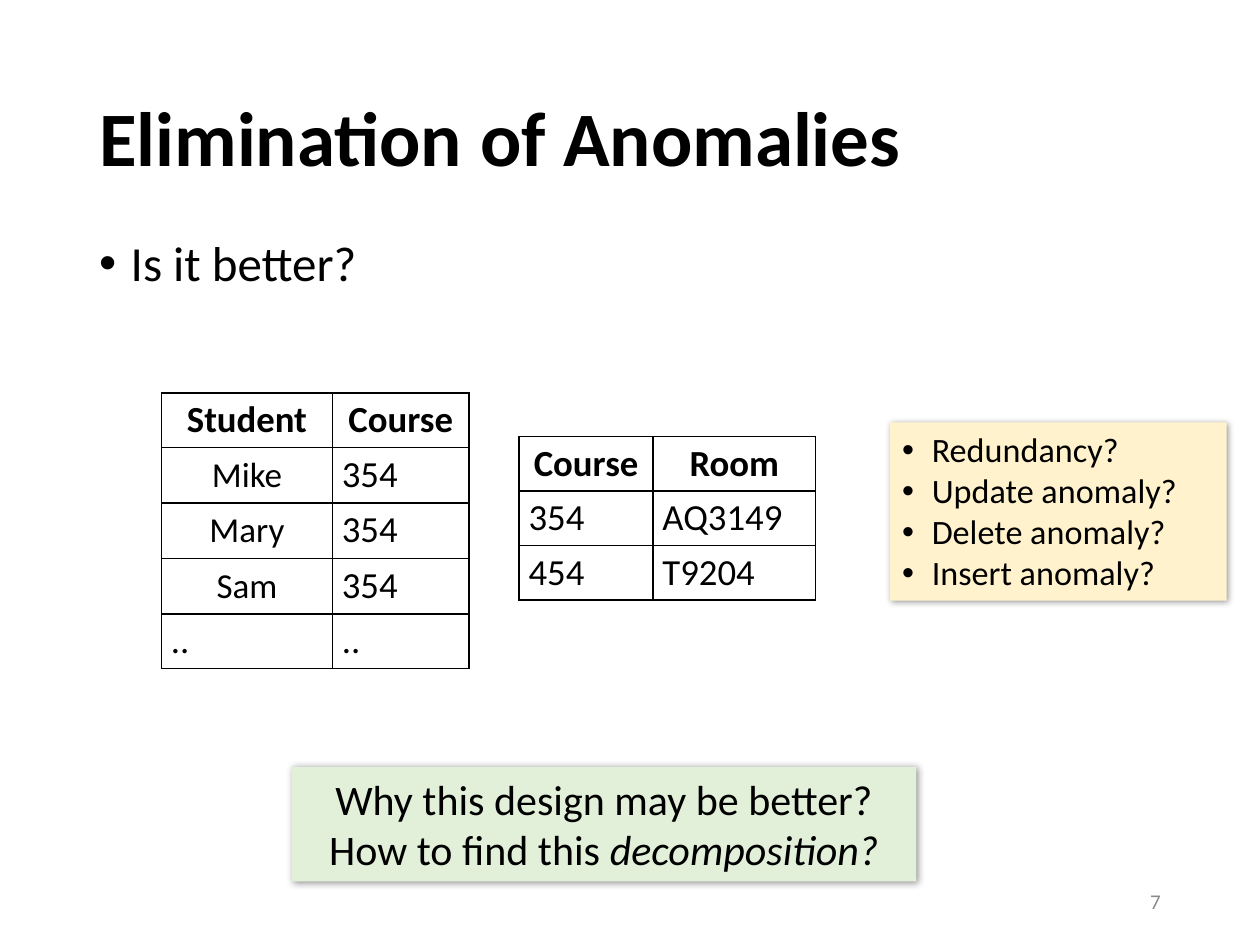
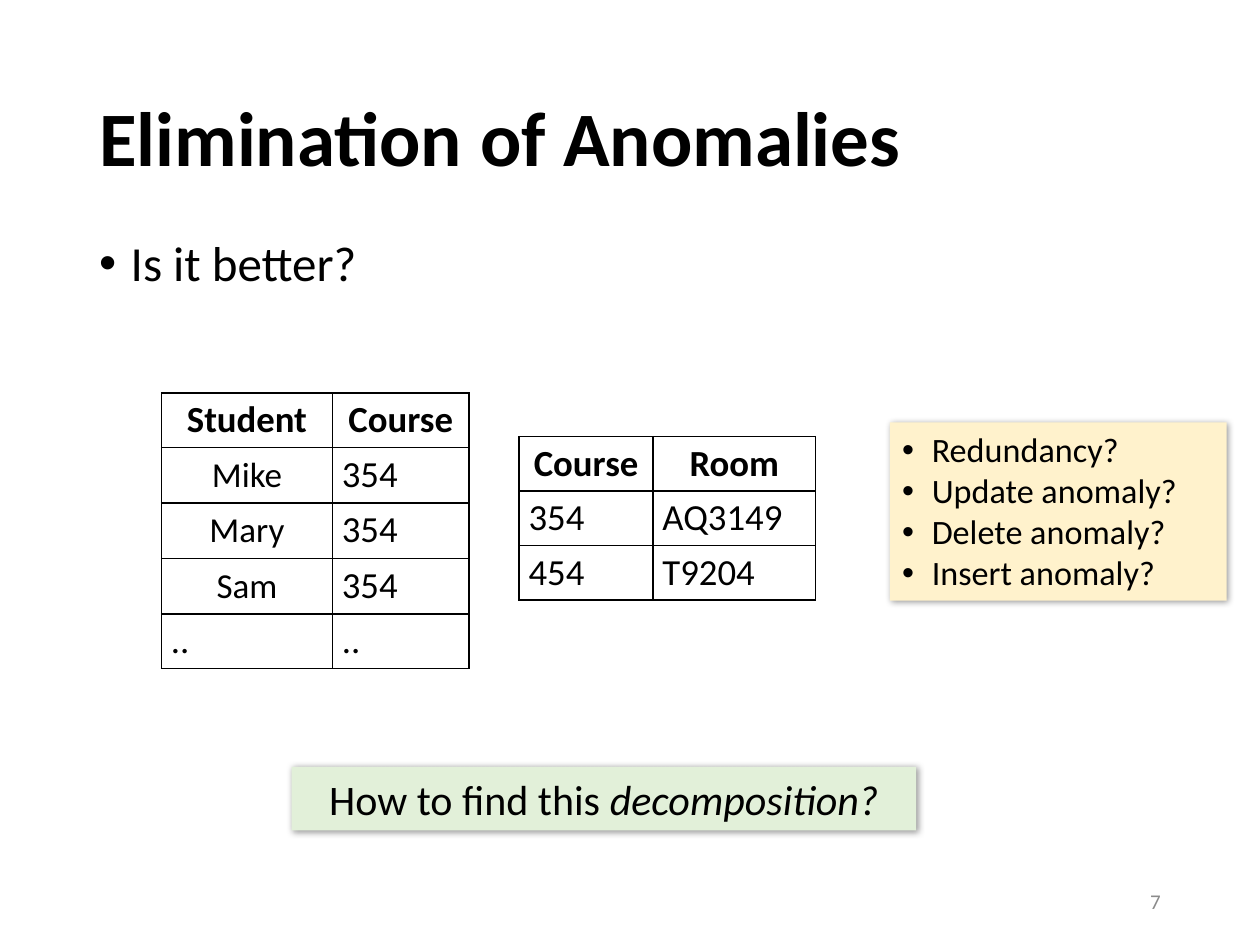
Before and after one commit to sfu-db/cmpt354, a slide deck: slide 7 of Lectures/lec9-design-theory.pptx. Drawn at 1260x945 pixels with LibreOffice and Linux fonts; fonts in the diff are those of the drawing. Boxes give left, top, right and bottom in pixels: in the first picture for what was removed or moved away, otherwise in the second. Text is boxed around its words. In the diff, an @@ line names an element or a change of style, - is before the commit and + after.

```diff
--- a/Lectures/lec9-design-theory.pptx
+++ b/Lectures/lec9-design-theory.pptx
@@ rectangle "How to find this decomposition?" resized from (x1=291, y1=767, x2=916, y2=882) to (x1=291, y1=767, x2=916, y2=830) @@
@@ text in rectangle at (x1=335, y1=785, x2=872, y2=823): paragraph removed @@
-Why this design may be better?
```
Also in this commit, not shown: 26 other slides changed, 1 other file.
